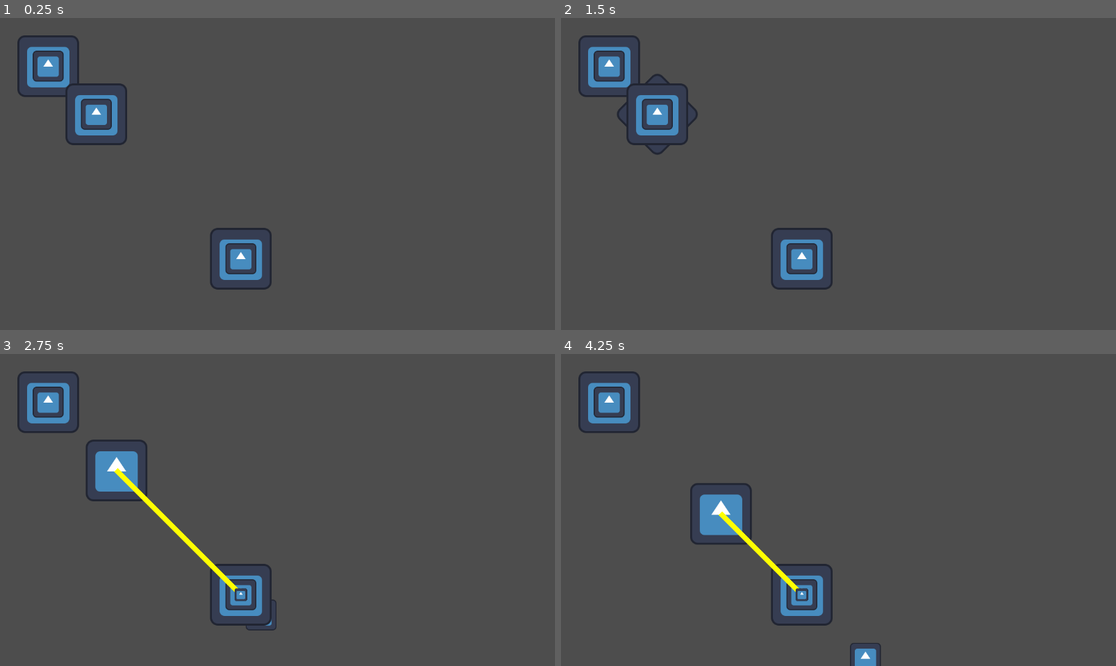
Above: before the commit, frames 1-4 (two rows, left to right).
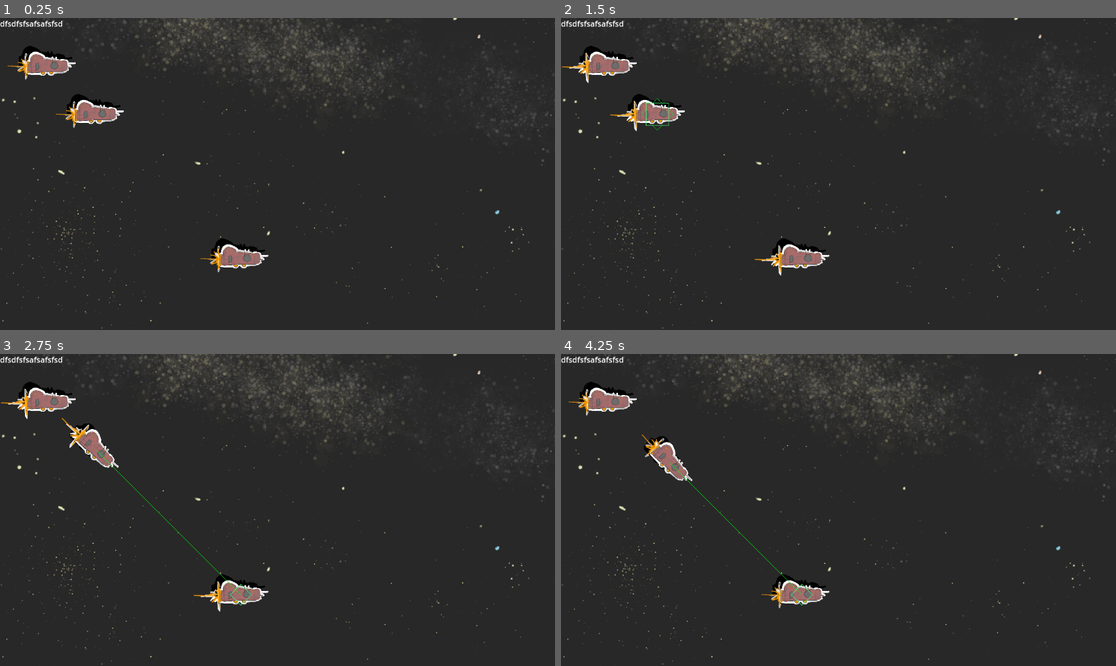
Above: after the commit, the same moments.

Repository: The-Churrosaur/fleetlike
Game: Godot game, scene res://_main/main.tscn
Two runs of this game, one before a commit and one after it. Both use one fixed random seed, a clock stepped at 60 frames per second and the inputs below. The engine's default icon, where the game draws it, is replaced by a stand-in: a white triangle on a blue panel in a dark square.
Inputs (mouse positions are in pixels of both pictures, inside the frame that each line leads up to):
- Up to frame 1 (0.25 s): no input
- Up to frame 2 (1.5 s): tap Enter at 0.5 s; move the mouse to (610, 64) at 0.52 s; hold Right mouse button (ui_alt_click) 0.53-1.28 s; click (610, 64) at 0.8 s; move the mouse to (655, 114) at 1.27 s; click (655, 114) at 1.35 s
- Up to frame 3 (2.75 s): right-click (94, 450) at 1.55 s; move the mouse to (238, 594) at 2.02 s; hold Right mouse button (ui_alt_click) from 2.03 s (still down); click (238, 594) at 2.3 s
- Up to frame 4 (4.25 s): move the mouse to (810, 572) at 2.77 s; release Right mouse button (ui_alt_click) at 2.78 s; click (810, 572) at 2.85 s; right-click (810, 572) at 3.05 s; move the mouse to (1005, 556) at 3.52 s; hold Right mouse button (ui_alt_click) from 3.53 s (still down); click (1005, 556) at 3.8 s

The runs differ from the first frame. In frame 1, 95% of the frame differs, in the area x 0-100%, y 0-100%; in frame 2, 95%; in frame 3, 95%; in frame 4, 95%.

Commit message:
getting silly with it

Diff:
--- /dev/null
+++ b/_fx/bolt_anim.gd
@@ -0,0 +1,5 @@
+extends AnimatedSprite2D
+
+
+func _ready() -> void:
+	play()
--- /dev/null
+++ b/_fx/flicker_drive.gd
@@ -0,0 +1,6 @@
+extends Node2D
+
+@onready var animated_sprite_2d: AnimatedSprite2D = $AnimatedSprite2D
+
+func _ready() -> void:
+	animated_sprite_2d.play()
--- /dev/null
+++ b/_fx/flicker_drive.tscn
@@ -0,0 +1,29 @@
+[gd_scene load_steps=5 format=3 uid="uid://7707jp6hme5c"]
+
+[ext_resource type="Script" uid="uid://b66a8ye33u10o" path="res://_fx/flicker_drive.gd" id="1_qv1h5"]
+[ext_resource type="Texture2D" uid="uid://dfqgp4020lbjc" path="res://_assets/kyleflare.png" id="2_0qpwr"]
+[ext_resource type="Texture2D" uid="uid://b8xj2ie4smq4g" path="res://_assets/kyleflare2.png" id="3_0qpwr"]
+
+[sub_resource type="SpriteFrames" id="SpriteFrames_e5qrf"]
+animations = [{
+"frames": [{
+"duration": 1.0,
+"texture": ExtResource("2_0qpwr")
+}, {
+"duration": 1.0,
+"texture": ExtResource("3_0qpwr")
+}],
+"loop": true,
+"name": &"default",
+"speed": 5.0
+}]
+
+[node name="FlickerDrive" type="Node2D"]
+script = ExtResource("1_qv1h5")
+
+[node name="AnimatedSprite2D" type="AnimatedSprite2D" parent="."]
+position = Vector2(19, -1.7053e-13)
+rotation = 1.5708
+scale = Vector2(0.4, 0.4)
+sprite_frames = SubResource("SpriteFrames_e5qrf")
+frame_progress = 0.636919
--- /dev/null
+++ b/_fx/shadow_sprite.gd
@@ -0,0 +1,6 @@
+extends Sprite2D
+
+@export var mult = 10
+
+func _physics_process(delta: float) -> void:
+	global_position = get_parent().global_position + GameGlobals.drop_light_direction * mult
--- a/_globals/game_globals.gd
+++ b/_globals/game_globals.gd
@@ -2,3 +2,6 @@
 
 var current_level
 var current_ui
+var current_camera
+
+var drop_light_direction = Vector2(-1,-1)
--- a/_globals/game_manager.gd
+++ b/_globals/game_manager.gd
@@ -23,3 +23,4 @@
 
 	GameGlobals.current_level = battle
 	GameGlobals.current_ui = battle.ui
+	GameGlobals.current_camera = battle.camera
--- a/_main/level.gd
+++ b/_main/level.gd
@@ -3,3 +3,4 @@
 extends Node2D
 
 @export var ui : Control
+@export var camera : Camera2D
--- a/battle/battle_manager.tscn
+++ b/battle/battle_manager.tscn
@@ -4,11 +4,18 @@
 [ext_resource type="PackedScene" uid="uid://ux6ikkwr24a7" path="res://battle/map.tscn" id="2_xin7u"]
 [ext_resource type="PackedScene" uid="uid://d32mj4aiu8e4n" path="res://battle/ui/battle_ui.tscn" id="3_xin7u"]
 
-[node name="BattleManager" type="Node2D" node_paths=PackedStringArray("ui")]
+[node name="BattleManager" type="Node2D" node_paths=PackedStringArray("ui", "camera")]
 script = ExtResource("1_t73rl")
-ui = NodePath("BattleUI")
+ui = NodePath("CanvasLayer/BattleUI")
+camera = NodePath("Camera2D")
 
 [node name="Map" parent="." instance=ExtResource("2_xin7u")]
 
-[node name="BattleUI" parent="." node_paths=PackedStringArray("battle_manager") instance=ExtResource("3_xin7u")]
-battle_manager = NodePath("..")
+[node name="Camera2D" type="Camera2D" parent="."]
+anchor_mode = 0
+
+[node name="CanvasLayer" type="CanvasLayer" parent="."]
+
+[node name="BattleUI" parent="CanvasLayer" node_paths=PackedStringArray("battle_manager") instance=ExtResource("3_xin7u")]
+mouse_filter = 1
+battle_manager = NodePath("../..")
--- a/battle/map.tscn
+++ b/battle/map.tscn
@@ -1,3 +1,9 @@
-[gd_scene format=3 uid="uid://ux6ikkwr24a7"]
+[gd_scene load_steps=2 format=3 uid="uid://ux6ikkwr24a7"]
+
+[ext_resource type="Texture2D" uid="uid://xk6rob3yl4b7" path="res://_assets/Stars.png" id="1_qhsoi"]
 
 [node name="Map" type="Node2D"]
+
+[node name="Sprite2D" type="Sprite2D" parent="."]
+position = Vector2(474, 302)
+texture = ExtResource("1_qhsoi")
--- /dev/null
+++ b/battle/ship/damage/ship_health.tscn
@@ -0,0 +1,3 @@
+[gd_scene format=3 uid="uid://coqqu0wbgy5gy"]
+
+[node name="ShipHealth" type="Node"]
--- /dev/null
+++ b/battle/ship/detection/sensor.gd
@@ -0,0 +1,3 @@
+
+class_name Sensor
+extends Area2D
--- /dev/null
+++ b/battle/ship/detection/sensor.tscn
@@ -0,0 +1,6 @@
+[gd_scene load_steps=2 format=3 uid="uid://dgwdrxfvdphwe"]
+
+[ext_resource type="Script" uid="uid://3jrggf827l1p" path="res://battle/ship/detection/sensor.gd" id="1_h6d3n"]
+
+[node name="Sensor" type="Area2D"]
+script = ExtResource("1_h6d3n")
--- /dev/null
+++ b/battle/ship/detection/sensor_hitbox.gd
@@ -0,0 +1 @@
+extends Area2D
--- /dev/null
+++ b/battle/ship/detection/sensor_hitbox.tscn
@@ -0,0 +1,6 @@
+[gd_scene load_steps=2 format=3 uid="uid://cgirvqoldups6"]
+
+[ext_resource type="Script" uid="uid://bx5lqjtyr88mi" path="res://battle/ship/detection/sensor_hitbox.gd" id="1_roomq"]
+
+[node name="SensorHitbox" type="Area2D"]
+script = ExtResource("1_roomq")
--- a/battle/ship/ship.gd
+++ b/battle/ship/ship.gd
@@ -1,20 +1,14 @@
 
 ## the rendered manifestation of a ship in battle
-## synonymous with unit
 
 class_name Ship
 extends Node2D
 
 
-@onready var selection_sprite: Sprite2D = $SelectionSprite
 @onready var waypoint_manager: ShipWaypointManager = $WaypointManager
+@onready var rotation_dolly: Node2D = $RotationDolly
 
 var player_ship = false
-var movement_target : Vector2
-
-
-func _physics_process(delta: float) -> void:
-	pass
 
 
 # -- public
@@ -27,8 +21,7 @@
 
 func select_ship():
 	print("I was selected: ", self)
-	selection_sprite.visible = true
 
 
 func deselect_ship():
-	selection_sprite.visible = false
+	pass
--- a/battle/ship/ship.tscn
+++ b/battle/ship/ship.tscn
@@ -1,24 +1,35 @@
-[gd_scene load_steps=7 format=3 uid="uid://s4yeld6eym2i"]
+[gd_scene load_steps=13 format=3 uid="uid://s4yeld6eym2i"]
 
 [ext_resource type="Script" uid="uid://27hy2qdjricv" path="res://battle/ship/ship.gd" id="1_i3cap"]
-[ext_resource type="Texture2D" uid="uid://6osj1td72qmh" path="res://_assets/icon.svg" id="2_b20f4"]
 [ext_resource type="Script" uid="uid://uiyxq26ocj8o" path="res://battle/ship/ship_hover_area.gd" id="3_gfkql"]
 [ext_resource type="PackedScene" uid="uid://iomh2fcqexva" path="res://battle/ship/waypoints/ship_waypoint_manager.tscn" id="4_ayqqx"]
+[ext_resource type="Texture2D" uid="uid://1oimbdegdj8a" path="res://_assets/kyleship.png" id="5_es0s5"]
 [ext_resource type="PackedScene" uid="uid://daxixkwymkrod" path="res://battle/ship/ship_mover.tscn" id="5_px0gm"]
+[ext_resource type="PackedScene" uid="uid://7707jp6hme5c" path="res://_fx/flicker_drive.tscn" id="6_es0s5"]
+[ext_resource type="Script" uid="uid://bymhfkbipujam" path="res://_fx/shadow_sprite.gd" id="6_njepq"]
+[ext_resource type="Texture2D" uid="uid://dcyoljmcooldo" path="res://_assets/kylebold.png" id="7_u5o0w"]
+[ext_resource type="Texture2D" uid="uid://boa6fwrackrk5" path="res://_assets/kylebold2png.png" id="8_812c6"]
+[ext_resource type="Script" uid="uid://5bn7bkpvplqt" path="res://_fx/bolt_anim.gd" id="9_812c6"]
 
 [sub_resource type="CircleShape2D" id="CircleShape2D_b20f4"]
 radius = 32.0
 
+[sub_resource type="SpriteFrames" id="SpriteFrames_njepq"]
+animations = [{
+"frames": [{
+"duration": 1.0,
+"texture": ExtResource("7_u5o0w")
+}, {
+"duration": 1.0,
+"texture": ExtResource("8_812c6")
+}],
+"loop": true,
+"name": &"default",
+"speed": 5.0
+}]
+
 [node name="Ship" type="Node2D"]
 script = ExtResource("1_i3cap")
-
-[node name="SelectionSprite" type="Sprite2D" parent="."]
-visible = false
-rotation = 0.785398
-texture = ExtResource("2_b20f4")
-
-[node name="Sprite2D" type="Sprite2D" parent="."]
-texture = ExtResource("2_b20f4")
 
 [node name="HoverArea" type="Area2D" parent="." node_paths=PackedStringArray("ship")]
 script = ExtResource("3_gfkql")
@@ -34,6 +45,56 @@
 ship = NodePath("..")
 waypoint_manager = NodePath("../WaypointManager")
 
+[node name="RotationDolly" type="Node2D" parent="."]
+
+[node name="MainSprite" type="Sprite2D" parent="RotationDolly"]
+texture_filter = 1
+rotation = 1.5708
+scale = Vector2(0.2, 0.2)
+texture = ExtResource("5_es0s5")
+
+[node name="ShadowSprite" type="Sprite2D" parent="RotationDolly/MainSprite"]
+self_modulate = Color(0, 0, 0, 1)
+show_behind_parent = true
+texture_filter = 1
+position = Vector2(-15, -15)
+scale = Vector2(1.05737, 1.05737)
+texture = ExtResource("5_es0s5")
+script = ExtResource("6_njepq")
+
+[node name="FlickerDrive" parent="RotationDolly" instance=ExtResource("6_es0s5")]
+position = Vector2(-43, 0)
+
+[node name="AnimatedSprite2D3" type="AnimatedSprite2D" parent="RotationDolly"]
+visible = false
+position = Vector2(301, -11)
+rotation = -1.5708
+scale = Vector2(0.1, 0.1)
+sprite_frames = SubResource("SpriteFrames_njepq")
+frame_progress = 0.789238
+speed_scale = 3.0
+script = ExtResource("9_812c6")
+
+[node name="AnimatedSprite2D2" type="AnimatedSprite2D" parent="RotationDolly"]
+visible = false
+position = Vector2(168, 22)
+rotation = 1.57079
+scale = Vector2(0.1, 0.1)
+sprite_frames = SubResource("SpriteFrames_njepq")
+frame_progress = 0.789238
+speed_scale = 3.0
+script = ExtResource("9_812c6")
+
+[node name="AnimatedSprite2D" type="AnimatedSprite2D" parent="RotationDolly"]
+visible = false
+position = Vector2(114, -23)
+rotation = 1.57079
+scale = Vector2(0.1, 0.1)
+sprite_frames = SubResource("SpriteFrames_njepq")
+frame_progress = 0.818032
+speed_scale = 3.0
+script = ExtResource("9_812c6")
+
 [connection signal="area_entered" from="HoverArea" to="HoverArea" method="_on_area_entered"]
 [connection signal="area_exited" from="HoverArea" to="HoverArea" method="_on_area_exited"]
 [connection signal="mouse_entered" from="HoverArea" to="HoverArea" method="_on_mouse_entered"]
--- a/battle/ship/ship_mover.gd
+++ b/battle/ship/ship_mover.gd
@@ -5,11 +5,17 @@
 @export var ship : Ship
 @export var waypoint_manager : ShipWaypointManager
 
-@export var speed = 10.0
+@export var max_speed = 100.0
+@export var acceleration_time = 1.0
+@export var turn_speed = PI/4
+@export var min_turn_angle = 0.01
+@export var waypoint_hit_distance = 10
 
 @onready var target: Node2D = $Target
 
-var movement_tween
+var speed = 0
+
+var move_tween
 
 
 func _ready() -> void:
@@ -20,11 +26,49 @@
 
 
 func _physics_process(delta: float) -> void:
-	pass
+
+	var waypoint = waypoint_manager.current_waypoint
+
+	#if waypoint:
+		#
+		#var dolly = ship.rotation_dolly
+		#
+		#target.look_at(waypoint.global_position)
+		#var turn_angle = dolly.global_transform.x.angle_to(target.global_transform.x)
+		#
+		#if abs(turn_angle) > min_turn_angle:
+			#dolly.rotate(sign(turn_angle) * turn_speed * delta)
+		#
+		#var sq_distance = ship.global_position.distance_squared_to(waypoint.global_position)
+		#
+		#ship.position += dolly.transform.x * speed * delta
+		#if sq_distance < waypoint_hit_distance ** 2:
+			#waypoint_manager.current_waypoint_completed()
+
+
+
 
 
 func _on_waypoint_manager_new_current_waypoint(waypoint):
-	target.global_position = waypoint.global_position
-	movement_tween = create_tween()
-	movement_tween.tween_property(ship,"global_position", target.global_position, 5)
-	movement_tween.tween_callback(waypoint_manager.current_waypoint_completed)
+	target.look_at(waypoint.global_position)
+
+	var distance = (waypoint.global_position - ship.global_position).length()
+	var turn_angle = ship.global_transform.x.angle_to(target.global_transform.x)
+	var turn_time = abs(turn_angle) / turn_speed
+	var travel_time = distance / max_speed
+
+	if move_tween is Tween: move_tween.kill()
+
+	move_tween = create_tween()
+	move_tween.set_trans(Tween.TRANS_ELASTIC)
+	move_tween.tween_property(ship, "global_rotation", ship.global_rotation + turn_angle, 1.0)
+
+	move_tween.set_trans(Tween.TRANS_CUBIC)
+	move_tween.tween_property(ship, "global_position", waypoint.global_position, travel_time)
+	move_tween.tween_callback(waypoint_manager.current_waypoint_completed)
+
+	#var accel_tween = create_tween()
+	#accel_tween.set_trans(Tween.TRANS_CUBIC)
+	#accel_tween.tween_property(self, "speed", max_speed, acceleration_time)
+
+	pass
--- a/battle/ship/ship_mover.tscn
+++ b/battle/ship/ship_mover.tscn
@@ -1,13 +1,8 @@
-[gd_scene load_steps=3 format=3 uid="uid://daxixkwymkrod"]
+[gd_scene load_steps=2 format=3 uid="uid://daxixkwymkrod"]
 
 [ext_resource type="Script" uid="uid://b38cd5xsp4nu4" path="res://battle/ship/ship_mover.gd" id="1_au0l7"]
-[ext_resource type="Texture2D" uid="uid://6osj1td72qmh" path="res://_assets/icon.svg" id="2_ihhy3"]
 
 [node name="ShipMover" type="Node2D"]
 script = ExtResource("1_au0l7")
 
 [node name="Target" type="Node2D" parent="."]
-
-[node name="Sprite2D" type="Sprite2D" parent="Target"]
-scale = Vector2(0.5, 0.5)
-texture = ExtResource("2_ihhy3")
--- a/battle/ship/waypoints/ship_waypoint.tscn
+++ b/battle/ship/waypoints/ship_waypoint.tscn
@@ -1,13 +1,15 @@
 [gd_scene load_steps=3 format=3 uid="uid://biy2ncf70ifyh"]
 
 [ext_resource type="Script" uid="uid://mqcleybhhbvj" path="res://battle/ship/waypoints/ship_waypoint.gd" id="1_8v7db"]
-[ext_resource type="Texture2D" uid="uid://6osj1td72qmh" path="res://_assets/icon.svg" id="2_sxrus"]
+[ext_resource type="Texture2D" uid="uid://bdhrhbsrplhj7" path="res://_assets/square_321.png" id="2_sxrus"]
 
 [node name="Waypoint" type="Node2D"]
 script = ExtResource("1_8v7db")
 
 [node name="Sprite2D" type="Sprite2D" parent="."]
-scale = Vector2(0.2, 0.2)
+rotation = 0.785398
 texture = ExtResource("2_sxrus")
 
 [node name="Line2D" type="Line2D" parent="."]
+width = 1.0
+default_color = Color(0, 1, 0, 1)
--- a/battle/ship/waypoints/ship_waypoint_manager.gd
+++ b/battle/ship/waypoints/ship_waypoint_manager.gd
@@ -31,13 +31,13 @@
 	add_child(new_waypoint)
 	new_waypoint.init(waypoint_position)
 
-	#print("wm adding new waypoint: ", new_waypoint)
+	print("wm adding new waypoint: ", new_waypoint)
 
 	if !current_waypoint: current_waypoint = new_waypoint
 	else: current_waypoint.add_waypoint(new_waypoint)
 
-	#print("new list: ")
-	#current_waypoint.print_list()
+	print("new list: ")
+	current_waypoint.print_list()
 
 
 ## deletes and sets new waypoint
@@ -50,6 +50,9 @@
 	new_waypoint.init(waypoint_position)
 
 	current_waypoint = new_waypoint
+
+	print("NEW WAYPOINT ADDED: ")
+	current_waypoint.print_list()
 
 
 func remove_waypoints():
--- a/battle/ship/waypoints/ship_waypoint_manager.tscn
+++ b/battle/ship/waypoints/ship_waypoint_manager.tscn
@@ -7,4 +7,5 @@
 script = ExtResource("1_y1bko")
 
 [node name="Firstline" type="Line2D" parent="."]
-default_color = Color(1, 1, 0, 1)
+width = 1.0
+default_color = Color(0, 1, 0, 1)
--- a/battle/ui/battle_ui.gd
+++ b/battle/ui/battle_ui.gd
@@ -1,3 +1,5 @@
+
+## also input parser
 
 class_name BattleUI
 extends Control
@@ -5,83 +7,38 @@
 
 @export var battle_manager : BattleManager
 
-@onready var selection_area: ShipSelectionArea = $SelectionArea
+@onready var ship_selection_manager: ShipSelectionManager = $ShipSelectionManager
 
-var hovered_ships = {} # ship -> true
-var selected_ships = {}
-
-
-func _ready() -> void:
-
-	BattleUIEventBus.ship_hovered.connect(_on_ship_hovered)
-	BattleUIEventBus.ship_unhovered.connect(_on_ship_unhovered)
 
 
 func _unhandled_input(event: InputEvent) -> void:
 
 	if event.is_action_pressed("ui_click"):
-		if !hovered_ships.is_empty(): _select_ships()
-		else: _start_area_selection()
+		if !ship_selection_manager.hovered_ships.is_empty():
+			ship_selection_manager.select_ships()
+		else:
+			ship_selection_manager.start_area_selection()
 
 	elif event.is_action_released("ui_click"):
-		_end_area_selection()
-		_select_ships()
+		ship_selection_manager.end_area_selection()
+		ship_selection_manager.select_ships()
 
 	elif event.is_action_pressed("ui_shift_alt_click"):
-		print("shiftaltclick")
 		_add_ship_waypoint()
 
 	elif event.is_action_pressed("ui_alt_click"):
-		print("rmb")
 		_set_ship_waypoint()
 
-
-# -- hovering and selection
-
-
-func _on_ship_hovered(ship):
-	if !hovered_ships.has(ship):
-		hovered_ships[ship] = true
-		#print("bui hovered ship received, ", hovered_ships)
-
-
-func _on_ship_unhovered(ship):
-	if hovered_ships.has(ship):
-		hovered_ships.erase(ship)
-		#print("bui hovered ship left, ", hovered_ships)
-
-
-func _select_ships():
-
-	# call deselect on ships
-	for ship : Ship in selected_ships.keys(): ship.deselect_ship()
-
-	# hovered into selected
-
-	selected_ships.clear()
-	for ship in hovered_ships.keys():selected_ships[ship] = true
-
-	# call select on ships
-
-	for ship : Ship in selected_ships.keys(): ship.select_ship()
-
-
-func _start_area_selection():
-	selection_area.start_selection(get_global_mouse_position())
-
-func _end_area_selection():
-	selection_area.end_selection()
-	#print("selection ended: ", hovered_ships)
 
 
 # -- ship moving
 
 
 func _set_ship_waypoint():
-	for ship : Ship in selected_ships:
+	for ship : Ship in ship_selection_manager.selected_ships.keys():
 		ship.waypoint_manager.set_waypoint(get_global_mouse_position())
 
 
 func _add_ship_waypoint():
-	for ship : Ship in selected_ships:
+	for ship : Ship in ship_selection_manager.selected_ships.keys():
 		ship.waypoint_manager.add_waypoint(get_global_mouse_position())
--- a/battle/ui/battle_ui.tscn
+++ b/battle/ui/battle_ui.tscn
@@ -1,7 +1,7 @@
 [gd_scene load_steps=3 format=3 uid="uid://d32mj4aiu8e4n"]
 
 [ext_resource type="Script" uid="uid://dwo8wu7m721sh" path="res://battle/ui/battle_ui.gd" id="1_aa86s"]
-[ext_resource type="PackedScene" uid="uid://ckk14datap7cd" path="res://battle/ui/selection/ship_selection_area.tscn" id="2_ruxnv"]
+[ext_resource type="PackedScene" uid="uid://de3p2ipojaidu" path="res://battle/ui/selection/ship_selection_manager.tscn" id="2_ruxnv"]
 
 [node name="BattleUI" type="Control"]
 layout_mode = 3
@@ -12,4 +12,10 @@
 grow_vertical = 2
 script = ExtResource("1_aa86s")
 
-[node name="SelectionArea" parent="." instance=ExtResource("2_ruxnv")]
+[node name="Label" type="Label" parent="."]
+layout_mode = 0
+offset_right = 40.0
+offset_bottom = 23.0
+text = "dfsdfsfsafsafsfsd"
+
+[node name="ShipSelectionManager" parent="." instance=ExtResource("2_ruxnv")]
--- /dev/null
+++ b/battle/ui/selection/hover_sprite.tscn
@@ -0,0 +1,9 @@
+[gd_scene load_steps=2 format=3 uid="uid://cyd0xw416ju80"]
+
+[ext_resource type="Texture2D" uid="uid://b71adm0p2c5hg" path="res://_assets/green_select1.png" id="1_48qr5"]
+
+[node name="HoverSprite" type="Node2D"]
+
+[node name="Sprite2D" type="Sprite2D" parent="."]
+rotation = 0.785398
+texture = ExtResource("1_48qr5")
--- /dev/null
+++ b/battle/ui/selection/selection_sprite.tscn
@@ -0,0 +1,8 @@
+[gd_scene load_steps=2 format=3 uid="uid://6en1jyv784b3"]
+
+[ext_resource type="Texture2D" uid="uid://bk803hmjyl787" path="res://_assets/square481.png" id="1_eswgy"]
+
+[node name="SelectionSprite" type="Node2D"]
+
+[node name="Sprite2D" type="Sprite2D" parent="."]
+texture = ExtResource("1_eswgy")
--- a/battle/ui/selection/ship_selection_area.gd
+++ b/battle/ui/selection/ship_selection_area.gd
@@ -7,6 +7,7 @@
 
 
 @onready var collision_shape_2d: CollisionShape2D = $CollisionShape2D
+@onready var line_2d: Line2D = $Line2D
 
 var selection_start_point : Vector2
 var selecting = false
@@ -15,6 +16,7 @@
 func _physics_process(delta: float) -> void:
 	if selecting:
 		_set_selection(selection_start_point, get_global_mouse_position())
+		_set_line(selection_start_point, get_global_mouse_position())
 
 
 func start_selection(start_point : Vector2):
@@ -25,10 +27,24 @@
 
 func end_selection():
 	selecting = false
+	monitorable = false
 	_set_selection(Vector2.ZERO, Vector2.ZERO)
-	monitorable = false
+	line_2d.clear_points()
 
 
 func _set_selection(start_point : Vector2, end_point : Vector2):
 	collision_shape_2d.shape.size = abs(end_point - start_point)
 	global_position = start_point + (end_point - start_point) / 2
+
+
+func _set_line(start_point : Vector2, end_point : Vector2):
+	var dif = end_point - start_point
+	var b = start_point + Vector2(dif.x, 0)
+	var d = start_point + Vector2(0, dif.y)
+
+	line_2d.clear_points()
+	line_2d.add_point(line_2d.to_local(start_point), 0)
+	line_2d.add_point(line_2d.to_local(b), 1)
+	line_2d.add_point(line_2d.to_local(end_point), 2)
+	line_2d.add_point(line_2d.to_local(d), 3)
+	line_2d.add_point(line_2d.to_local(start_point), 4)
--- a/battle/ui/selection/ship_selection_area.tscn
+++ b/battle/ui/selection/ship_selection_area.tscn
@@ -9,3 +9,7 @@
 
 [node name="CollisionShape2D" type="CollisionShape2D" parent="."]
 shape = SubResource("RectangleShape2D_nfwar")
+
+[node name="Line2D" type="Line2D" parent="."]
+width = 1.0
+default_color = Color(0, 1, 0, 1)
--- /dev/null
+++ b/battle/ui/selection/ship_selection_manager.gd
@@ -0,0 +1,83 @@
+
+class_name ShipSelectionManager
+extends Node2D
+
+
+const HOVER_SPRITE = preload("res://battle/ui/selection/hover_sprite.tscn")
+const SELECTION_SPRITE = preload("res://battle/ui/selection/selection_sprite.tscn")
+
+@onready var selection_area: ShipSelectionArea = $SelectionArea
+
+var hovered_ships = {} # ship -> hover sprite
+var selected_ships = {} # ship -> selection sprite
+
+
+
+func _ready() -> void:
+
+	BattleUIEventBus.ship_hovered.connect(_on_ship_hovered)
+	BattleUIEventBus.ship_unhovered.connect(_on_ship_unhovered)
+
+
+func _physics_process(delta: float) -> void:
+
+	# sprite management
+	for ship in hovered_ships:
+		hovered_ships[ship].global_position = ship.global_position
+	for ship in selected_ships:
+		selected_ships[ship].global_position = ship.global_position
+
+
+func _on_ship_hovered(ship):
+	if !hovered_ships.has(ship):
+
+		# sprite
+		var hover_sprite = HOVER_SPRITE.instantiate()
+		add_child(hover_sprite)
+
+		# add to dict
+		hovered_ships[ship] = hover_sprite
+
+
+func _on_ship_unhovered(ship):
+	if hovered_ships.has(ship):
+
+		# free sprite
+		hovered_ships[ship].queue_free()
+
+		# remove from dict
+		hovered_ships.erase(ship)
+
+
+func select_ships():
+
+	# deselect all
+	for ship : Ship in selected_ships.keys(): _deselect_ship(ship)
+
+	# hovered -> selected
+	for ship in hovered_ships.keys(): _select_ship(ship)
+
+
+func start_area_selection():
+	selection_area.start_selection(get_global_mouse_position())
+
+
+func end_area_selection():
+	selection_area.end_selection()
+	#print("selection ended: ", hovered_ships)
+
+
+func _select_ship(ship : Ship):
+
+	var sprite = SELECTION_SPRITE.instantiate()
+	add_child(sprite)
+
+	ship.select_ship()
+	selected_ships[ship] = sprite
+
+
+func _deselect_ship(ship : Ship):
+
+	selected_ships[ship].queue_free()
+	ship.deselect_ship()
+	selected_ships.erase(ship)
--- /dev/null
+++ b/battle/ui/selection/ship_selection_manager.tscn
@@ -0,0 +1,9 @@
+[gd_scene load_steps=3 format=3 uid="uid://de3p2ipojaidu"]
+
+[ext_resource type="Script" uid="uid://gcbf8k82pjye" path="res://battle/ui/selection/ship_selection_manager.gd" id="1_68oym"]
+[ext_resource type="PackedScene" uid="uid://ckk14datap7cd" path="res://battle/ui/selection/ship_selection_area.tscn" id="2_sf5vl"]
+
+[node name="ShipSelectionManager" type="Node2D"]
+script = ExtResource("1_68oym")
+
+[node name="SelectionArea" parent="." instance=ExtResource("2_sf5vl")]
--- a/project.godot
+++ b/project.godot
@@ -39,6 +39,11 @@
 ]
 }
 
+[layer_names]
+
+2d_physics/layer_5="sensor_detection"
+avoidance/layer_5="sensor_detection"
+
 [rendering]
 
 renderer/rendering_method="gl_compatibility"
Binary file added: _assets/Image11.png
Not shown, added: _assets/Image11.png.import
Binary file added: _assets/Stars.png
Not shown, added: _assets/Stars.png.import
Binary file added: _assets/green_select1.png
Not shown, added: _assets/green_select1.png.import
Binary file added: _assets/kylebold.png
Not shown, added: _assets/kylebold.png.import
Binary file added: _assets/kylebold2png.png
Not shown, added: _assets/kylebold2png.png.import
Binary file added: _assets/kyleflare.png
Not shown, added: _assets/kyleflare.png.import
(and 40 more such lines)
